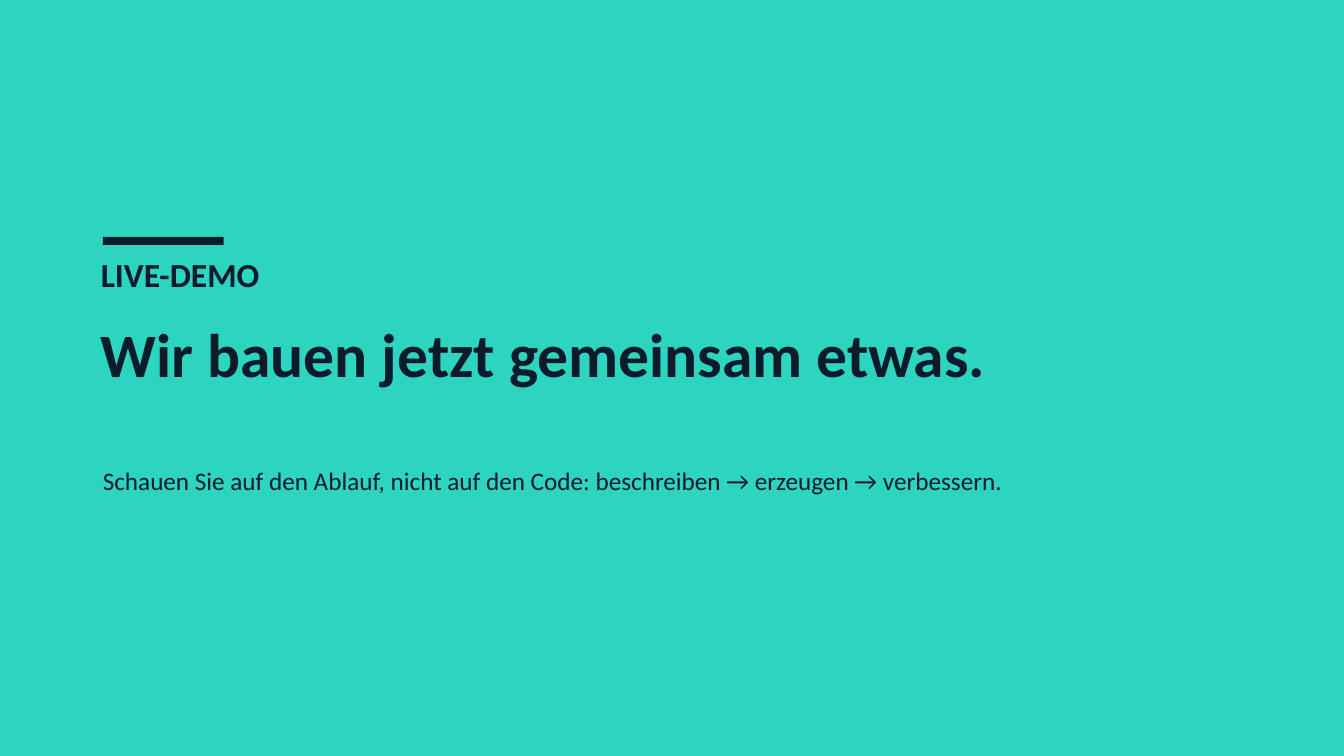
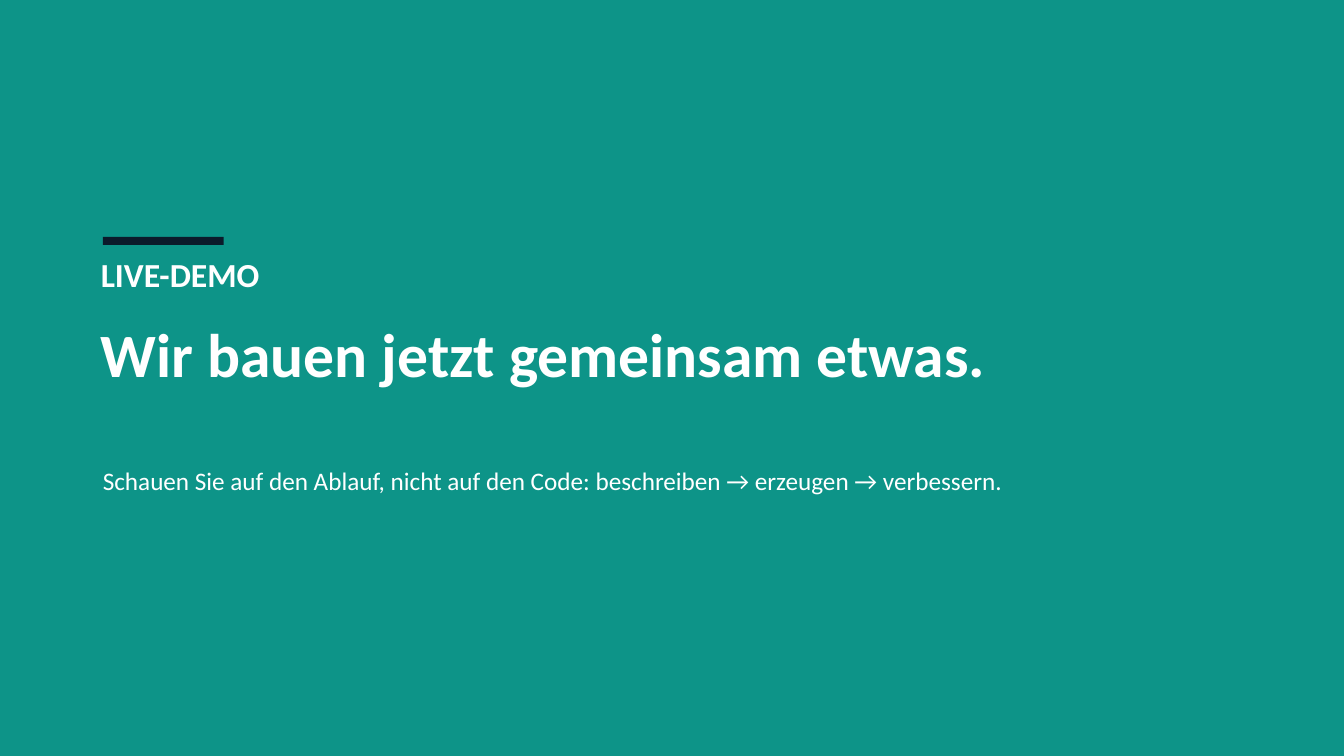
Before and after one commit to proark1/crypto, a slide deck: slide 19 of workshop/KI-Workshop.pptx. Drawn at 1344x756 pixels with LibreOffice and Linux fonts; fonts in the diff are those of the drawing. Boxes give left, top, right and bottom in pixels: in the first picture for what was removed or moved away, otherwise in the second. Text is boxed around its words. In the diff, an @@ line names an element or a change of style, - is before the commit and + after.

```diff
--- a/workshop/KI-Workshop.pptx
+++ b/workshop/KI-Workshop.pptx
@@ background #2DD4BF to #0D9488 @@
@@ text colour #0B1B2B to #FFFFFF in 3 elements at box(101, 265, 260, 288), box(101, 333, 985, 388), box(103, 472, 1002, 495) @@
```
Also in this commit, not shown: 22 other slides changed, 1 other file.
